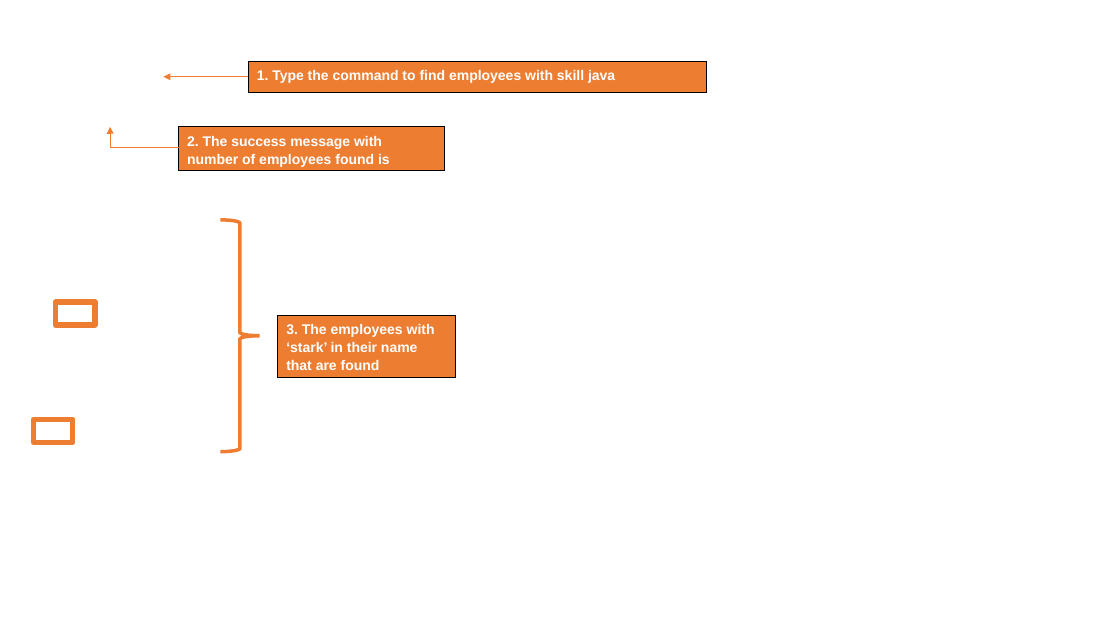
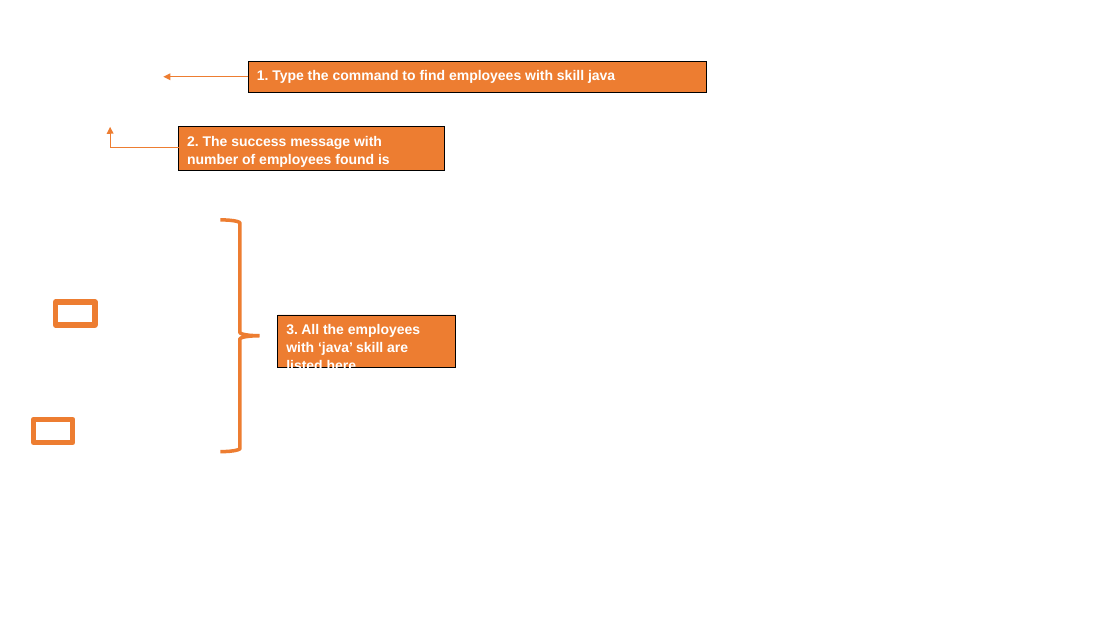
Before and after one commit to shunnizuka/main, a slide deck: slide 8 of docs/diagrams/Shune'sCommand.pptx. Drawn at 1120x630 pixels with LibreOffice and Linux fonts; fonts in the diff are those of the drawing; background and template pictures are left out. Boxes give left, top, right and bottom in pixels: in the first picture for what was removed or moved away, otherwise in the second. Text is boxed around its words. In the diff, an @@ line names an element or a change of style, - is before the commit and + after.

```diff
--- a/docs/diagrams/Shune'sCommand.pptx
+++ b/docs/diagrams/Shune'sCommand.pptx
@@ rectangle "3. All the employees with ...": place and size @@
-rectangle "3. All the employees with ..." at [278, 315, 455, 377]
+rectangle "3. All the employees with ..." at [278, 315, 455, 368]
@@ text in rectangle at [286, 324, 420, 368]: text changed @@
-3. The employees with ‘stark’ in their name that are found
+3. All the employees with ‘java’ skill are listed here
```
Also in this commit, not shown: 6 other slides changed, 1 slide added, 10 other files.
